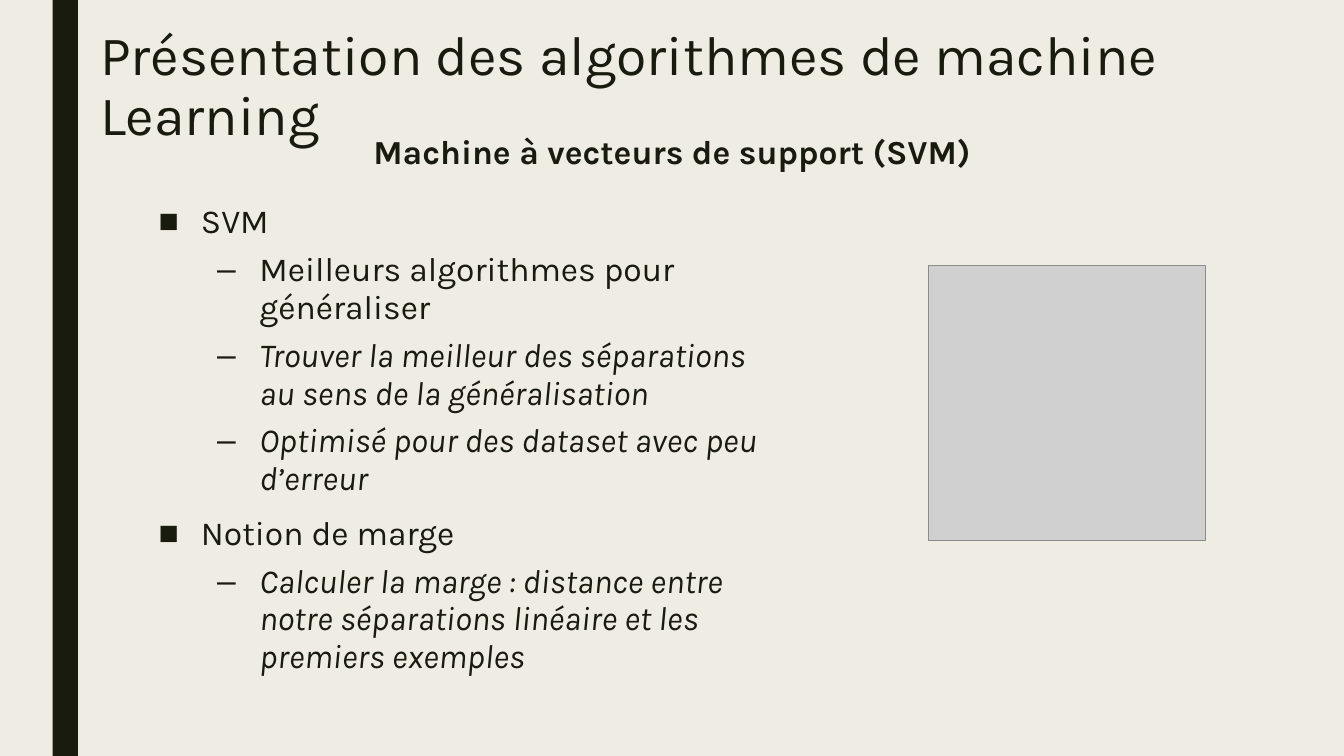
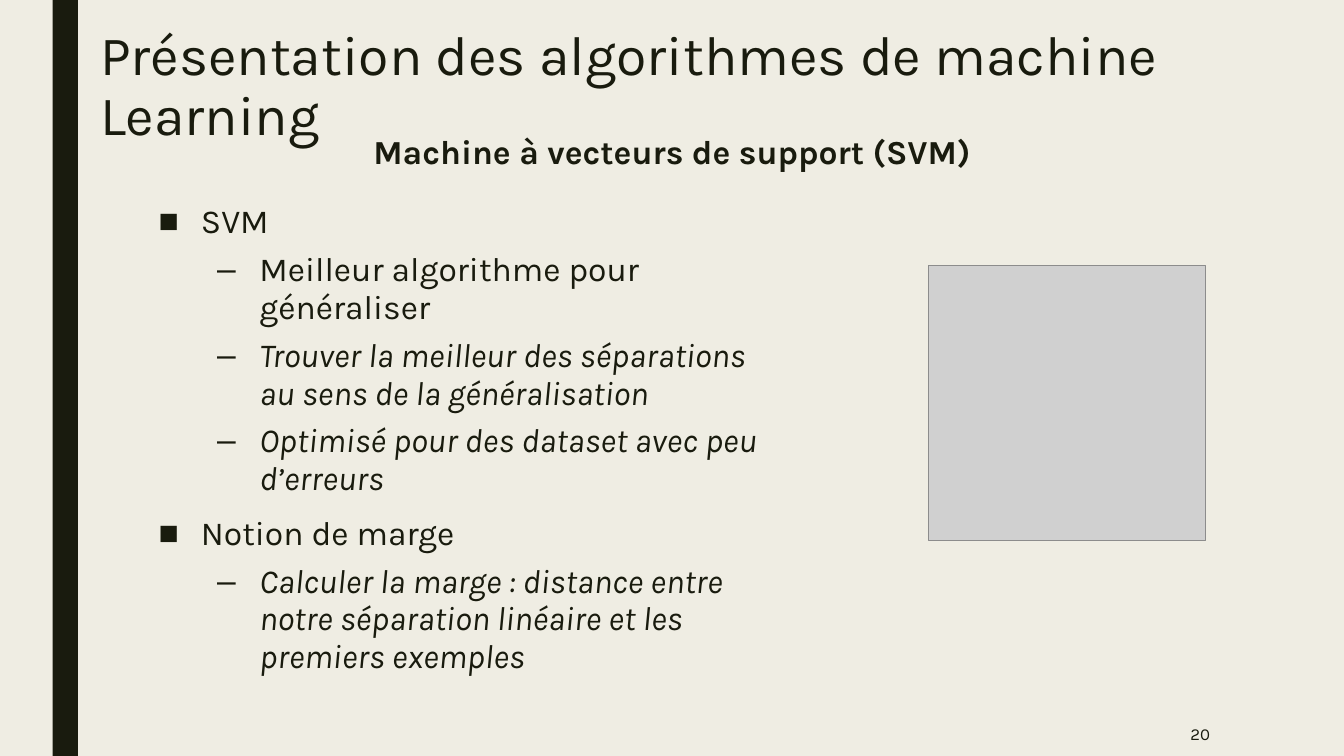
Before and after one commit to natane07/PA-MachineLearning-3ESGI, a slide deck: slide 20 of Project/Docs/Slides/PPT_PA.pptx. Drawn at 1344x756 pixels with LibreOffice and Linux fonts; fonts in the diff are those of the drawing; grey boxes stand for pictures. Boxes give left, top, right and bottom in pixels: in the first picture for what was removed or moved away, otherwise in the second. Text is boxed around its words. In the diff, an @@ line names an element or a change of style, - is before the commit and + after.

```diff
--- a/Project/Docs/Slides/PPT_PA.pptx
+++ b/Project/Docs/Slides/PPT_PA.pptx
@@ text at <box>259,258,639,328</box>: text changed @@
-  – Meilleurs algorithmes pour généraliser
+  – Meilleur algorithme pour généraliser
@@ text at <box>259,427,757,491</box>: text changed @@
-  – Optimisé pour des dataset avec peu d’erreur
+  – Optimisé pour des dataset avec peu d’erreurs
@@ text at <box>259,570,722,676</box>: text changed @@
-  – Calculer la marge : distance entre notre séparations linéaire et les premiers exemples
+  – Calculer la marge : distance entre notre séparation linéaire et les premiers exemples
@@ page number added at <box>1190,729,1210,740</box>, 12 pt, text #191B0E @@
+20
```
Also in this commit, not shown: 41 other slides changed, 1 other file.
